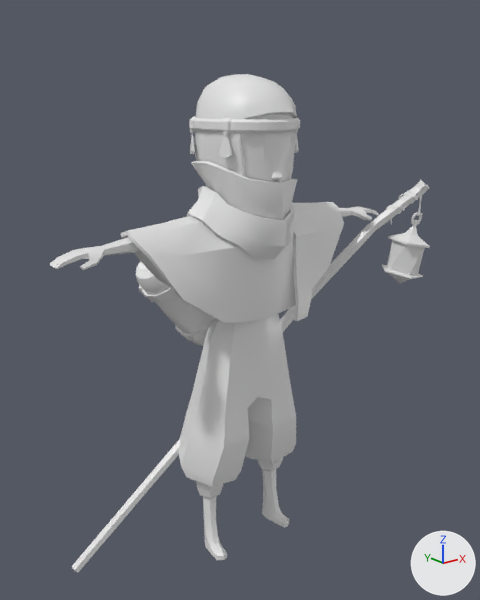
Two versions of the FBX model Assets/Models/CHAR/Explorer_rigged_kneelingD.fbx, one commit apart.
The view is the same before and after, from a camera (50 mm lens) standing at (-1.4, -1.69, 1.65) and looking at (0.04, 0.11, 0.93). Every picture has the same lights, and +X, +Y and +Z are marked at lower right. Where no turn or scale is listed for an object, it has been applied to the vertices.

The first picture shows 'baseBody', 'bedroll', 'lucerna', 'poncho+scarf', 'staff'.
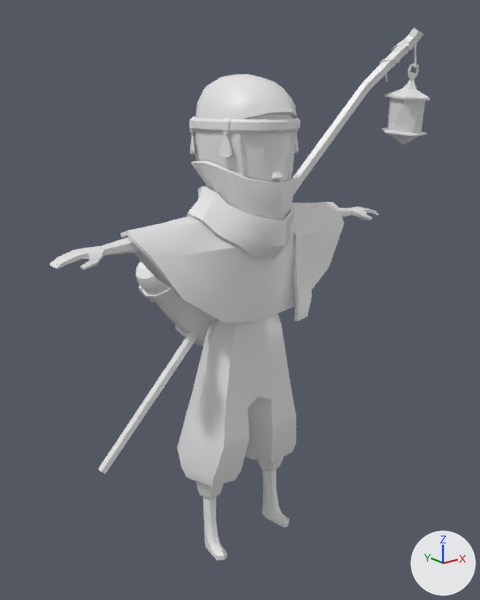
Boxes [x1, y1, x2, y2] around the edits, measured in the pictures (480 x 600 px):
'staff', moved, turned: before [72, 180, 429, 572]; after [98, 28, 423, 474]
'lucerna', moved, turned: before [382, 212, 430, 283]; after [382, 63, 430, 145]

Edits to the bpy script that builds the scene:
```text
Change ob_staff:
    ob_staff.location: (-0.196, 0.119, -0.452) -> (0.0, 0.113, -0.03)
    ob_staff.rotation_euler: (1.683, 0.151, -0.000295) -> (1.667, 0.0, 0.0)  # degrees (96, 8.7, -0) -> degrees (96, 0, 0)
```
